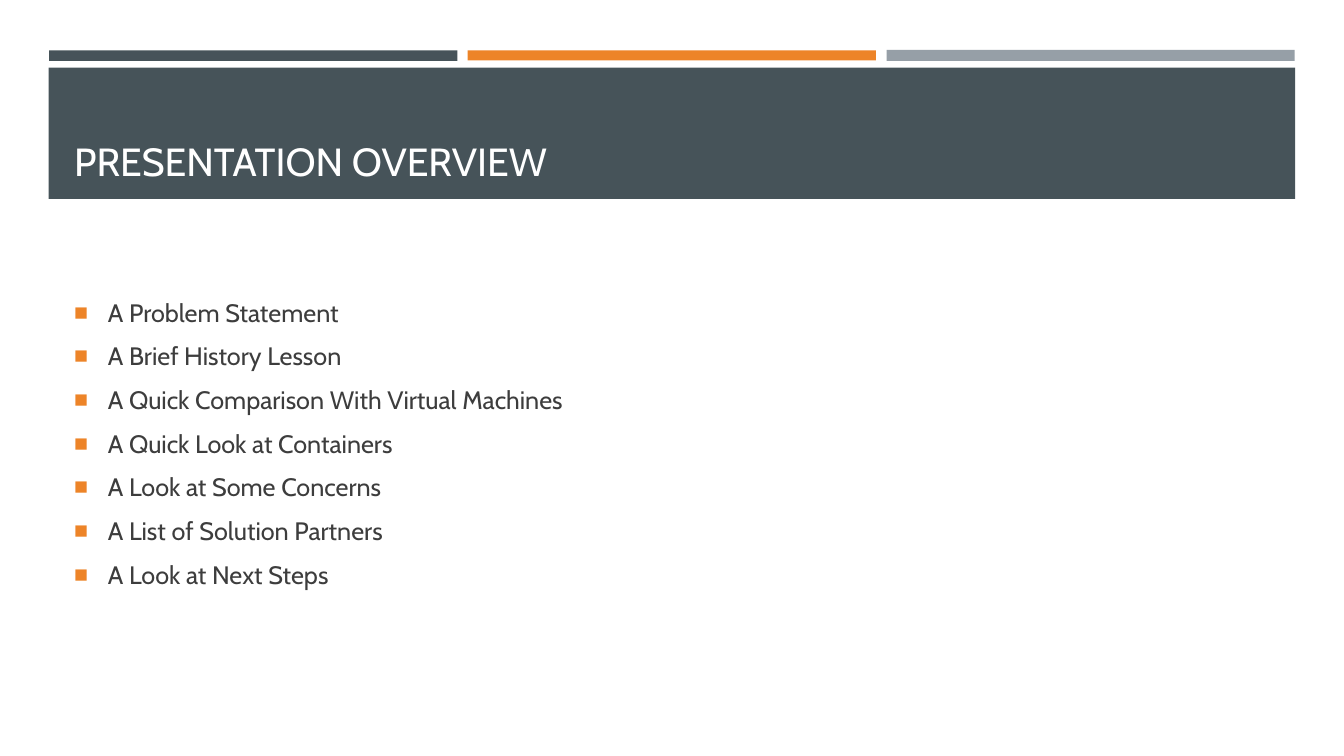
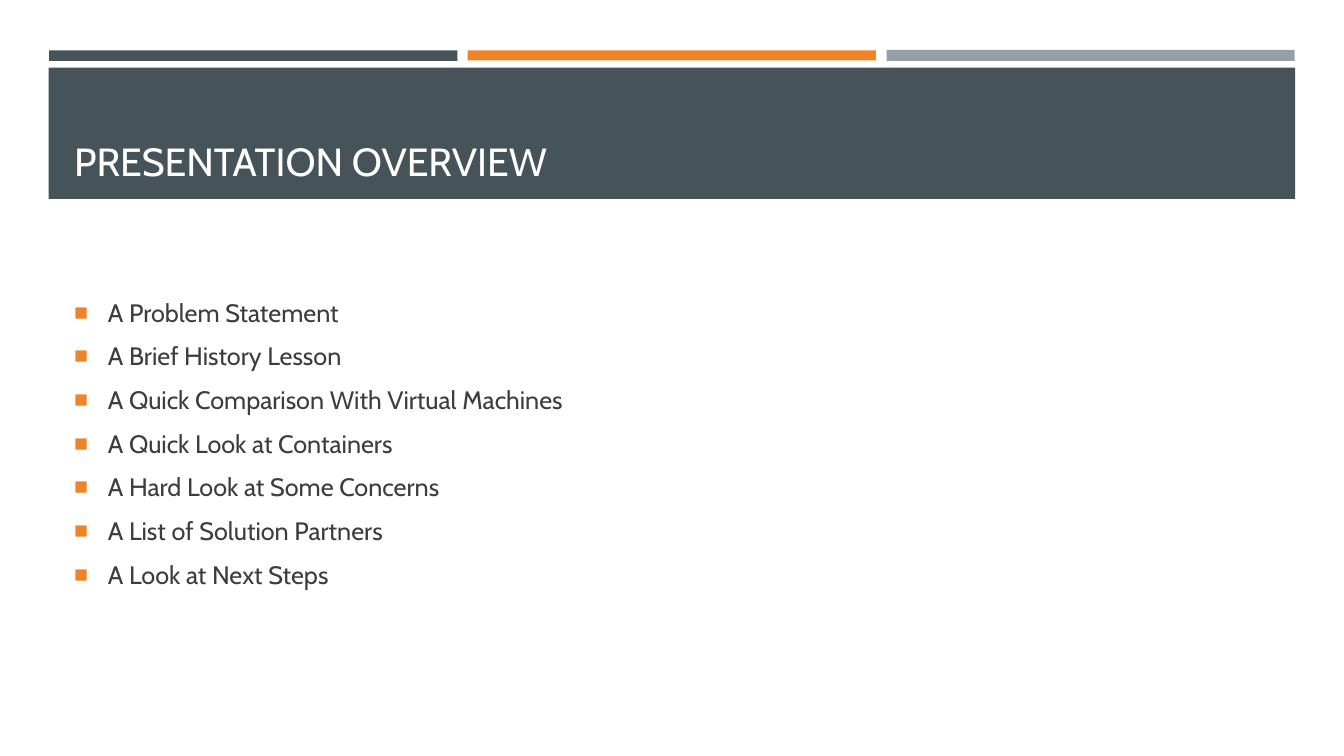
Before and after one commit to EnterpriseProductsLP/introduction-to-docker, a slide deck: slide 3 of presentation/presentation.pptx. Drawn at 1344x756 pixels with LibreOffice and Linux fonts; fonts in the diff are those of the drawing. Boxes give left, top, right and bottom in pixels: in the first picture for what was removed or moved away, otherwise in the second. Text is boxed around its words. In the diff, an @@ line names an element or a change of style, - is before the commit and + after.

Commit message:
Finished the 'concerns' section.

```diff
--- a/presentation/presentation.pptx
+++ b/presentation/presentation.pptx
@@ text at <box>108,477,439,497</box>: text changed @@
-■ A Look at Some Concerns
+■ A Hard Look at Some Concerns
```
Also in this commit, not shown: 2 slides added.
